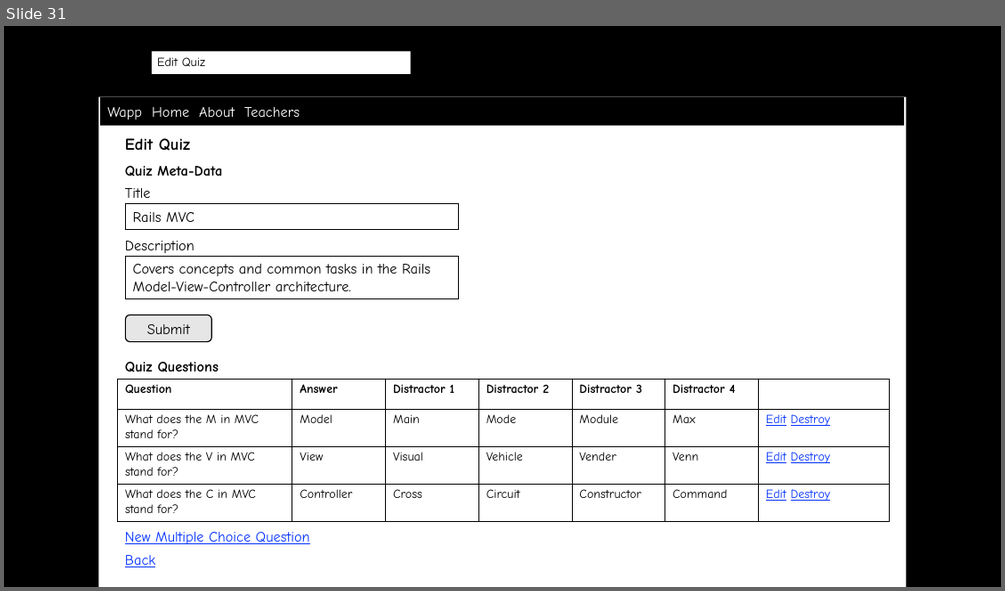
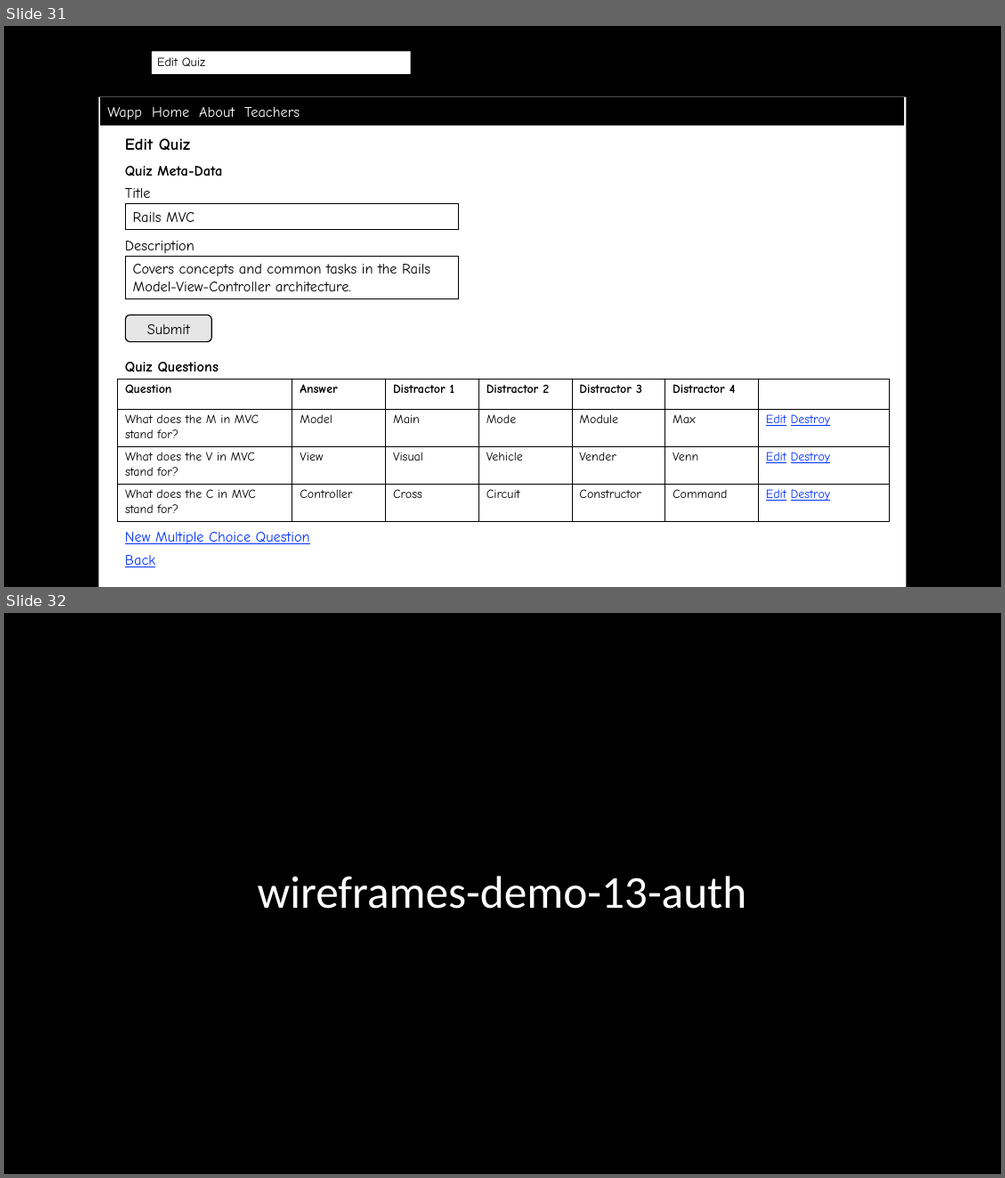
Before and after one commit to scott-fleming/wapp, a slide deck: docs/wireframes.pptx. Shown one above the other, each under a label of ours: slide 31 before the commit, slides 31 and 32 after it. The pictures are 1005x591 and 1005x1178 pixels, drawn with LibreOffice and Linux fonts; fonts in the diff are those of the drawing; background and template pictures are left out. Boxes give left, top, right and bottom in pixels: in the first picture for what was removed or moved away, otherwise in the second. Text is boxed around its words. In the diff, an @@ line names an element or a change of style, - is before the commit and + after.

Commit message:
Added model class and wireframe diagrams for Demo 13

```diff
--- a/docs/wireframes.pptx
+++ b/docs/wireframes.pptx
@@ slide 32 added at bbox=[4, 613, 1001, 1174], background picture (left out); not listed: 1 template element that a slide beside it also shows @@
@@ rectangle added at bbox=[4, 613, 1001, 1174], fill #000000 @@
@@ title added at bbox=[258, 876, 747, 908], 44 pt, text #FFFFFF @@
+wireframes-demo-13-auth
```
Also in this commit, not shown: 2 other slides added, 3 other files.
